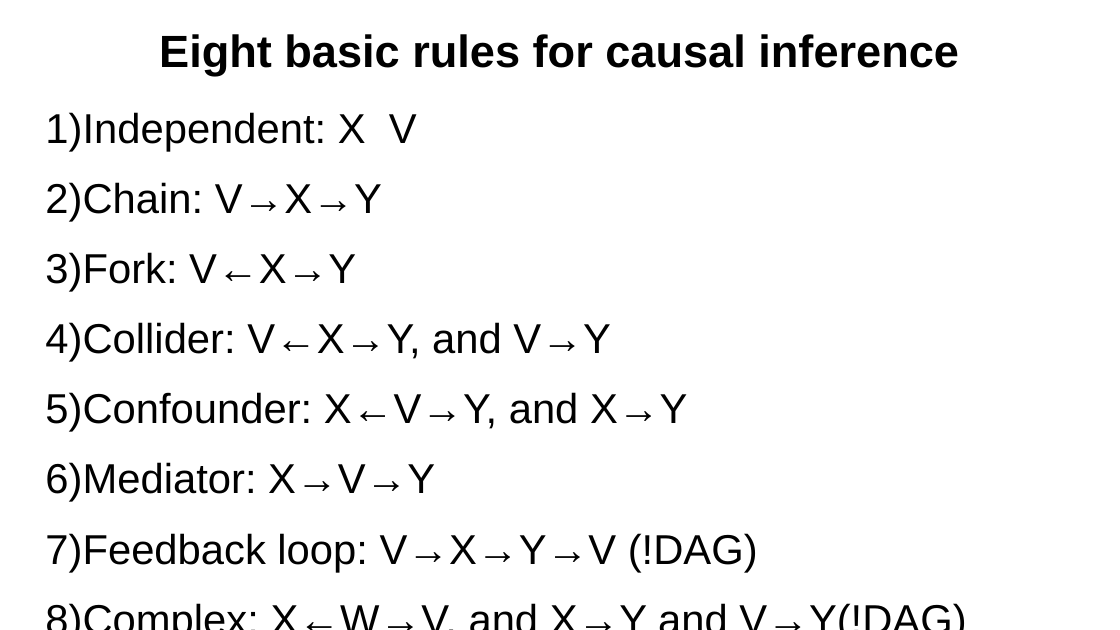
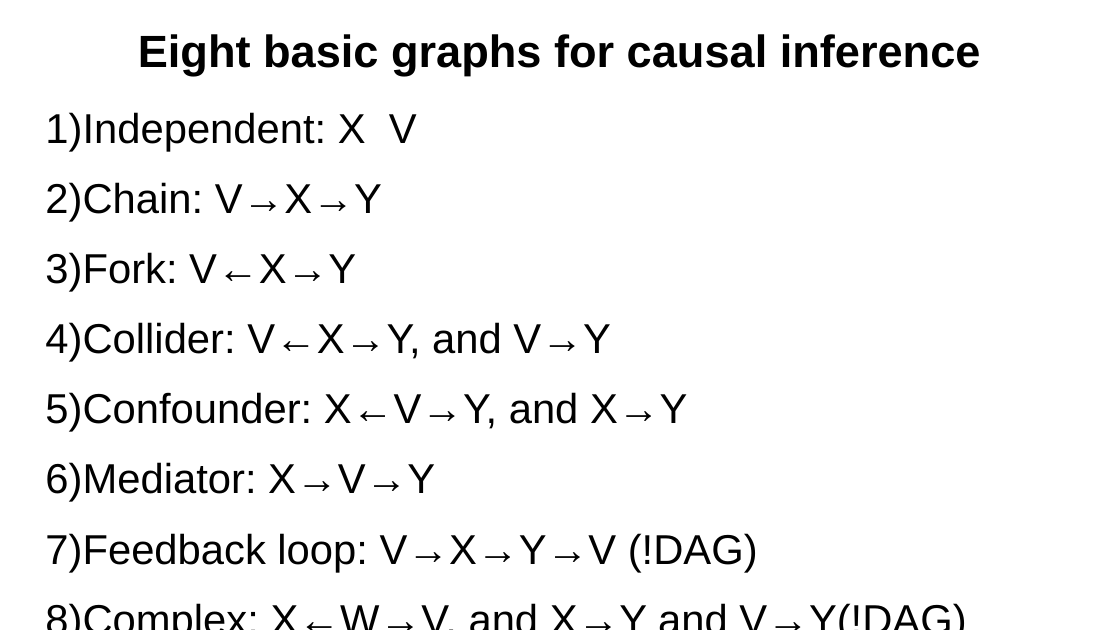
Before and after one commit to emoen/CausalityDiscoveryCrunchDAO, a slide deck: slide 9 of presentation/HIBRAIN_March_25.odp. Drawn at 1120x630 pixels with LibreOffice and Linux fonts; fonts in the diff are those of the drawing. Boxes give left, top, right and bottom in pixels: in the first picture for what was removed or moved away, otherwise in the second. Text is boxed around its words. In the diff, an @@ line names an element or a change of style, - is before the commit and + after.

Commit message:
update to presentation

```diff
--- a/presentation/HIBRAIN_March_25.odp
+++ b/presentation/HIBRAIN_March_25.odp
@@ title at (138,34,981,75): text changed @@
-Eight basic rules for causal inference
+Eight basic graphs for causal inference
```
Also in this commit, not shown: 1 other slide changed.
